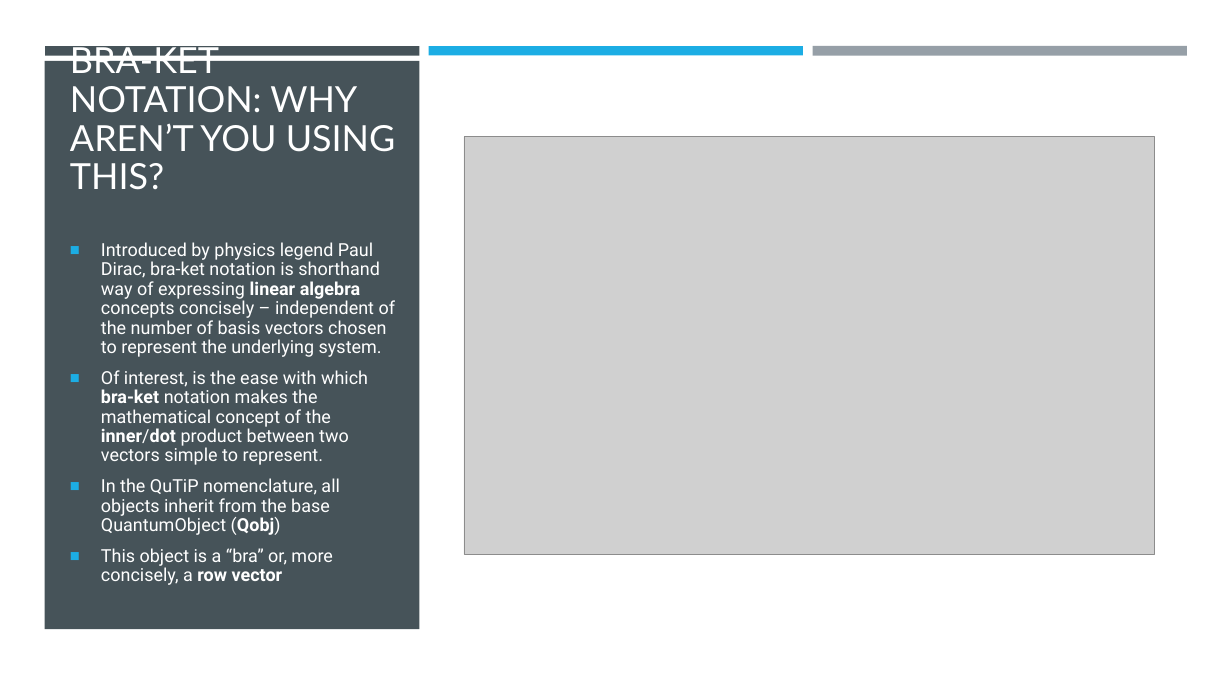
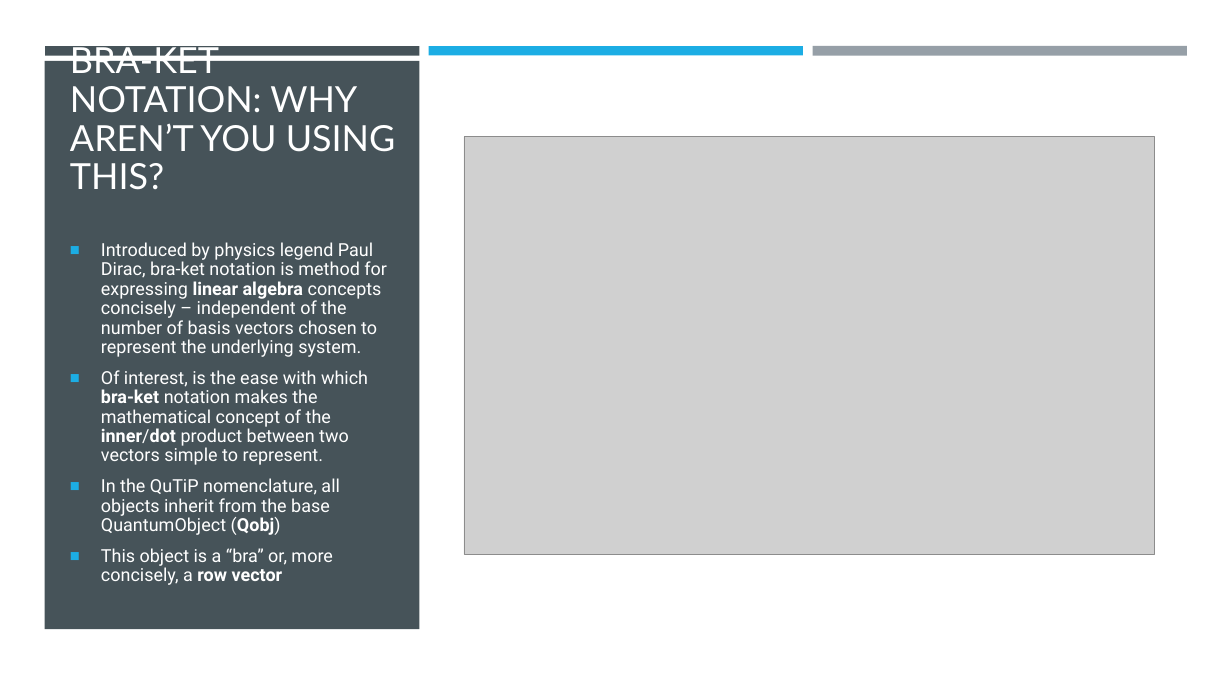
Before and after one commit to fastest-parrot/q_perceptron, a slide deck: slide 5 of A NEURAL NEWORK FROM SCRATCH USING Q-TIP.pptx. Drawn at 1232x693 pixels with LibreOffice and Linux fonts; fonts in the diff are those of the drawing; grey boxes stand for pictures. Boxes give left, top, right and bottom in pixels: in the first picture for what was removed or moved away, otherwise in the second. Text is boxed around its words. In the diff, an @@ line names an element or a change of style, - is before the commit and + after.

```diff
--- a/A NEURAL NEWORK FROM SCRATCH USING Q-TIP.pptx
+++ b/A NEURAL NEWORK FROM SCRATCH USING Q-TIP.pptx
@@ text at [101, 242, 387, 357]: text changed @@
-■ Introduced by physics legend Paul Dirac, bra-ket notation is shorthand way of expressing linear algebra concepts concisely – independent of the number of basis vectors chosen to represent the underlying system.
+■ Introduced by physics legend Paul Dirac, bra-ket notation is method for expressing linear algebra concepts concisely – independent of the number of basis vectors chosen to represent the underlying system.
```
Also in this commit, not shown: 1 slide added, 2 other files.
